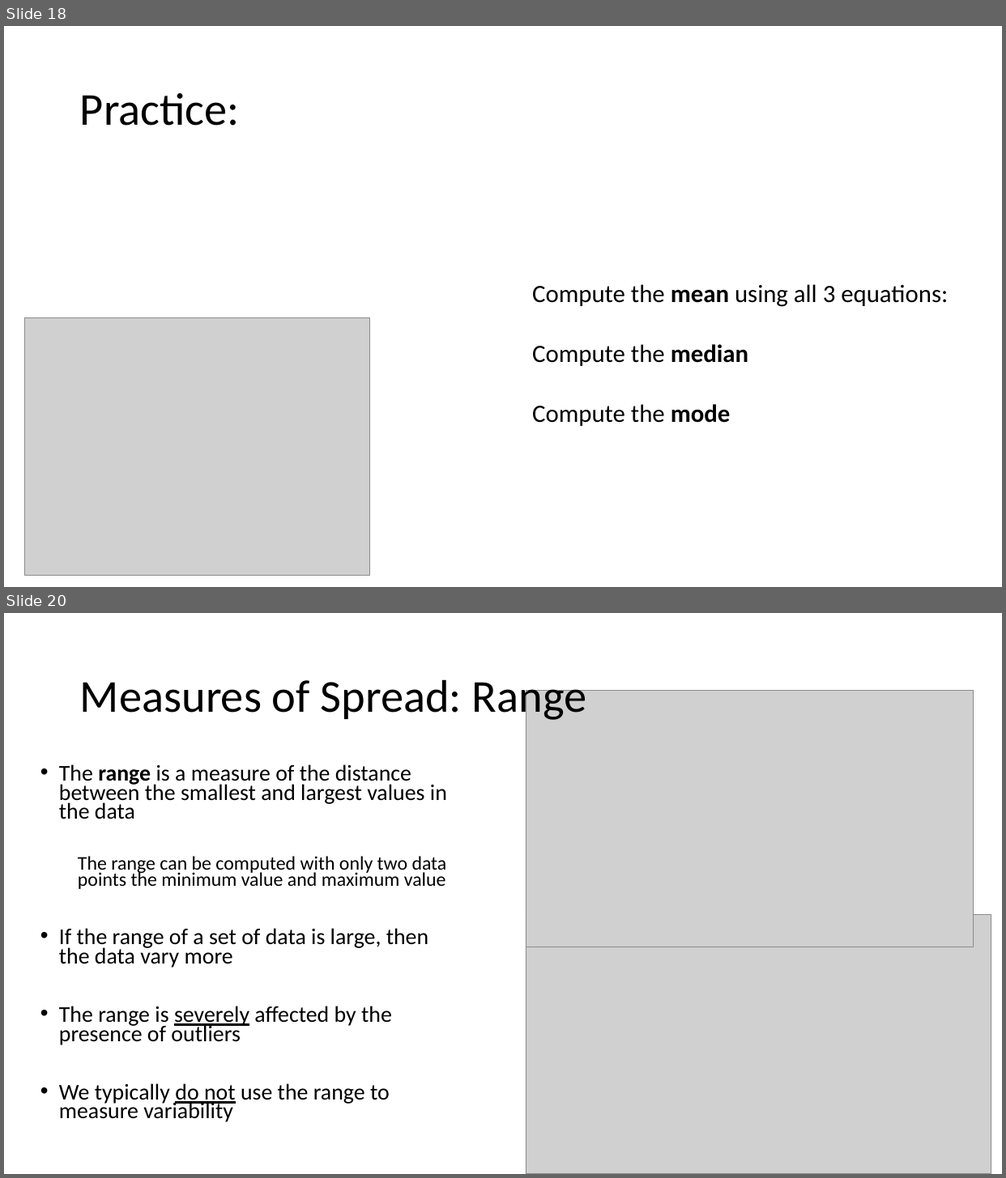
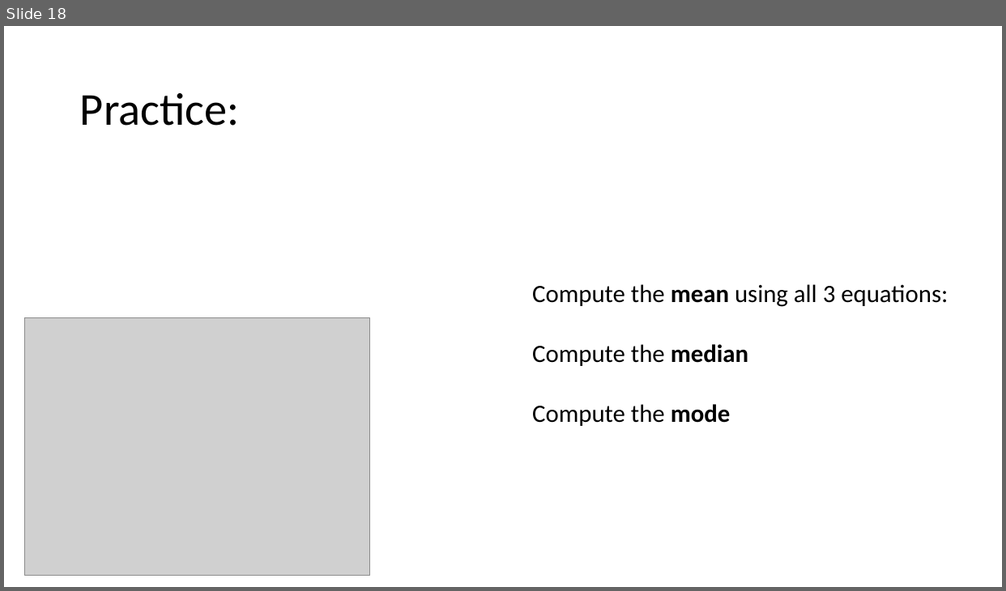
Before and after one commit to Jarred6068/UI_STAT251-03_Spring_2024, a slide deck: docs/lecture_slides/Week 3/Week3_Lecture4_Slides_1_22_2024.pptx. Shown one above the other, each under a label of ours: slides 18 and 20 before the commit, slide 18 after it; the slides between them are not shown. The pictures are 1006x1178 and 1006x591 pixels, drawn with LibreOffice and Linux fonts; fonts in the diff are those of the drawing; grey boxes stand for pictures. Boxes give left, top, right and bottom in pixels: in the first picture for what was removed or moved away, otherwise in the second. Text is boxed around its words. In the diff, an @@ line names an element or a change of style, - is before the commit and + after.

Commit message:
updated lect 4 slides to cover only class coverage

```diff
--- a/docs/lecture_slides/Week 3/Week3_Lecture4_Slides_1_22_2024.pptx
+++ b/docs/lecture_slides/Week 3/Week3_Lecture4_Slides_1_22_2024.pptx
@@ slide 20 removed at bbox=[4, 613, 1002, 1174], background #FFFFFF @@
@@ title removed at bbox=[80, 679, 587, 722] @@
-Measures of Spread: Range
@@ picture removed at bbox=[526, 690, 974, 947] @@
@@ text removed at bbox=[59, 764, 447, 1122] @@
-• The range is a measure of the distance between the smallest and largest values in the data
-  The range can be computed with only two data points the minimum value and maximum value
-• If the range of a set of data is large, then the data vary more
-• The range is severely affected by the presence of outliers
-• We typically do not use the range to measure variability
@@ picture removed at bbox=[526, 914, 991, 1174] @@
```
Also in this commit, not shown: 7 other slides removed, 3 other files.
